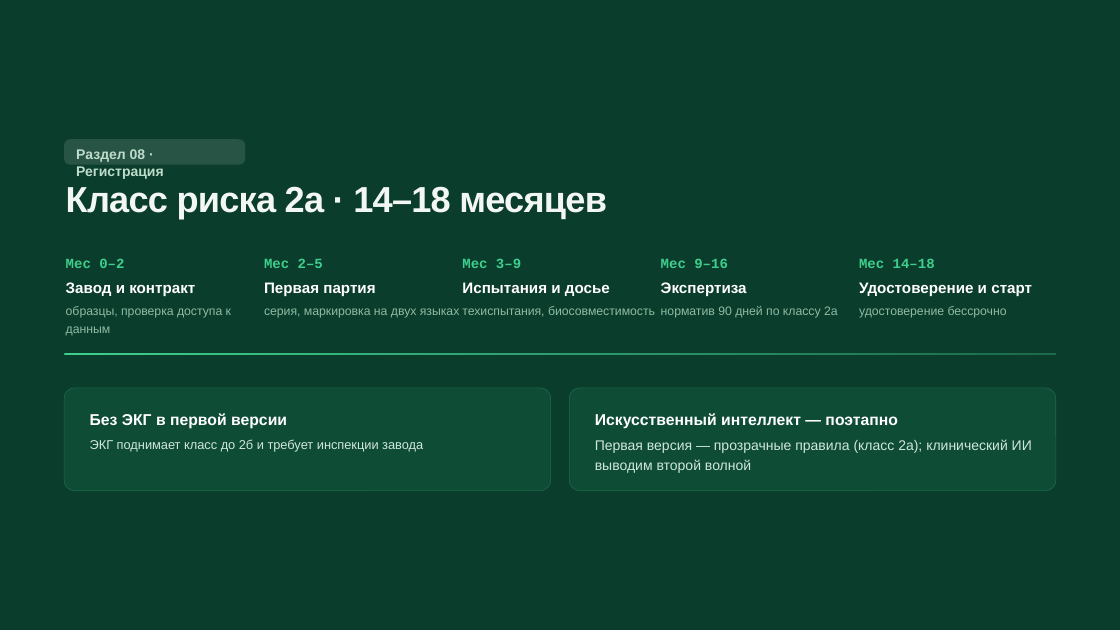
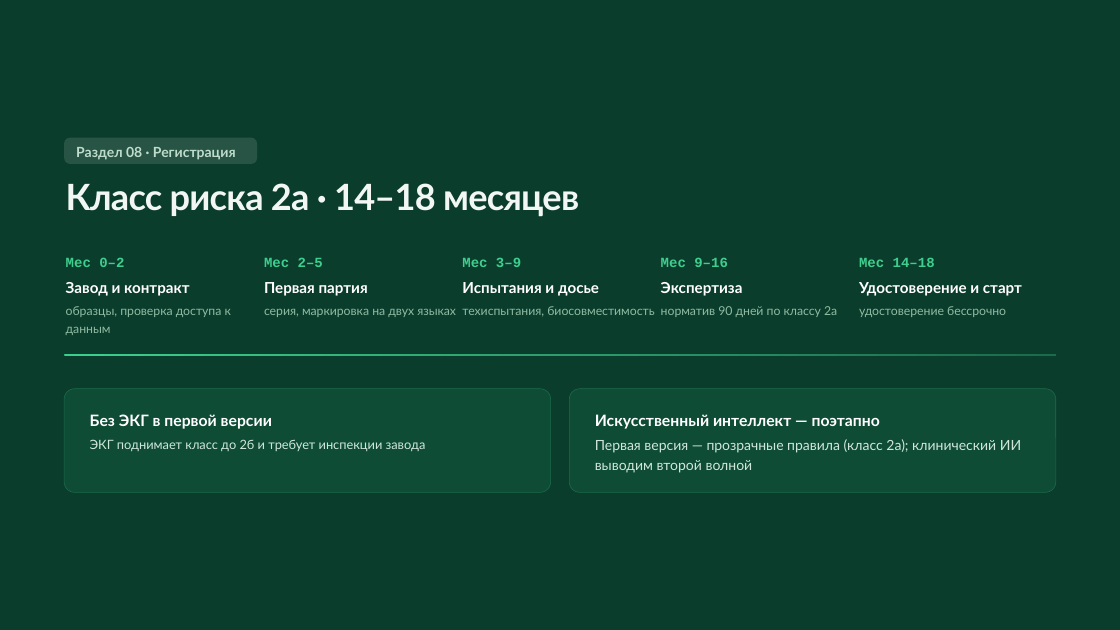
Before and after one commit to Beibute/damumed-band, a slide deck: slide 14 of files/damumed-band-prezentaciya.pptx. Drawn at 1120x630 pixels with LibreOffice and Linux fonts; fonts in the diff are those of the drawing. Boxes give left, top, right and bottom in pixels: in the first picture for what was removed or moved away, otherwise in the second. Text is boxed around its words. In the diff, an @@ line names an element or a change of style, - is before the commit and + after.

Commit message:
Презентация: самая свежая версия владельца

```diff
--- a/files/damumed-band-prezentaciya.pptx
+++ b/files/damumed-band-prezentaciya.pptx
@@ proportions changed in 3 elements at box(64, 389, 551, 492), box(570, 389, 1056, 492), box(64, 138, 258, 164) @@
@@ rounded rectangle: place and size @@
-rounded rectangle at box(64, 139, 245, 165)
+rounded rectangle at box(64, 138, 258, 164)
@@ font Arial to Lato in 8 elements at box(66, 282, 189, 296), box(264, 282, 368, 296), box(462, 282, 599, 296), box(661, 282, 743, 296), box(859, 282, 1022, 296), box(90, 414, 272, 429), box(595, 414, 880, 429), box(76, 147, 236, 160) @@
@@ text "Класс риска 2а · 14–18 ..." at box(66, 183, 579, 217): font Arial to Lato; line spacing 0.92 to 0.87 @@
@@ font Arial to Lato; line spacing 1.23 to 1.18 in 5 elements at box(66, 306, 231, 335), box(264, 309, 456, 317), box(462, 306, 654, 316), box(661, 306, 837, 317), box(859, 306, 1006, 317) @@
@@ text "ЭКГ поднимает класс до 2б ..." at box(90, 439, 426, 451): font Arial to Lato; line spacing 1.23 to 1.16 @@
@@ text "Первая версия — прозрачные правила ..." at box(595, 439, 1021, 473): font Arial to Lato; line spacing 1.22 to 1.16 @@
```
Also in this commit, not shown: 15 other slides changed.
